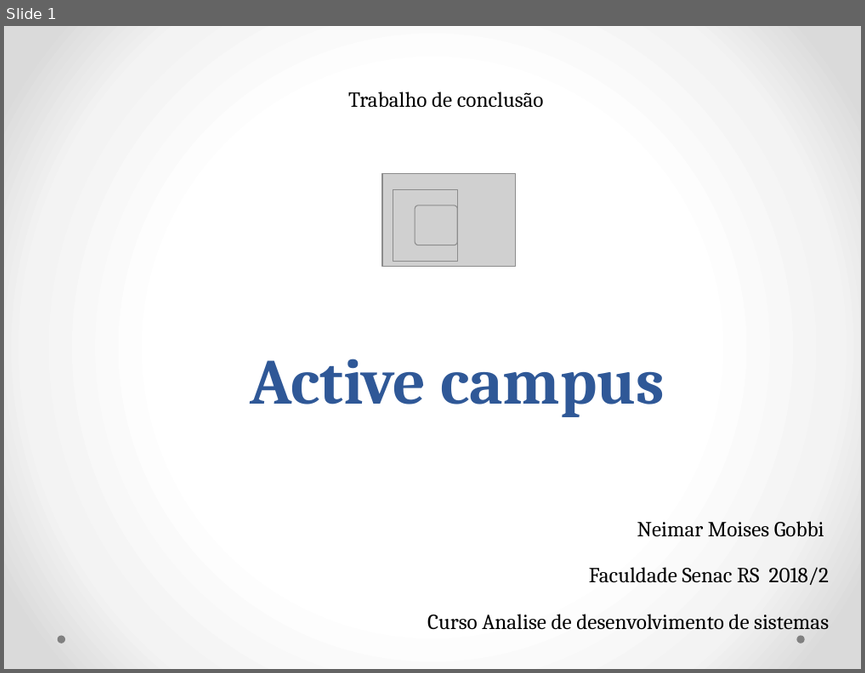
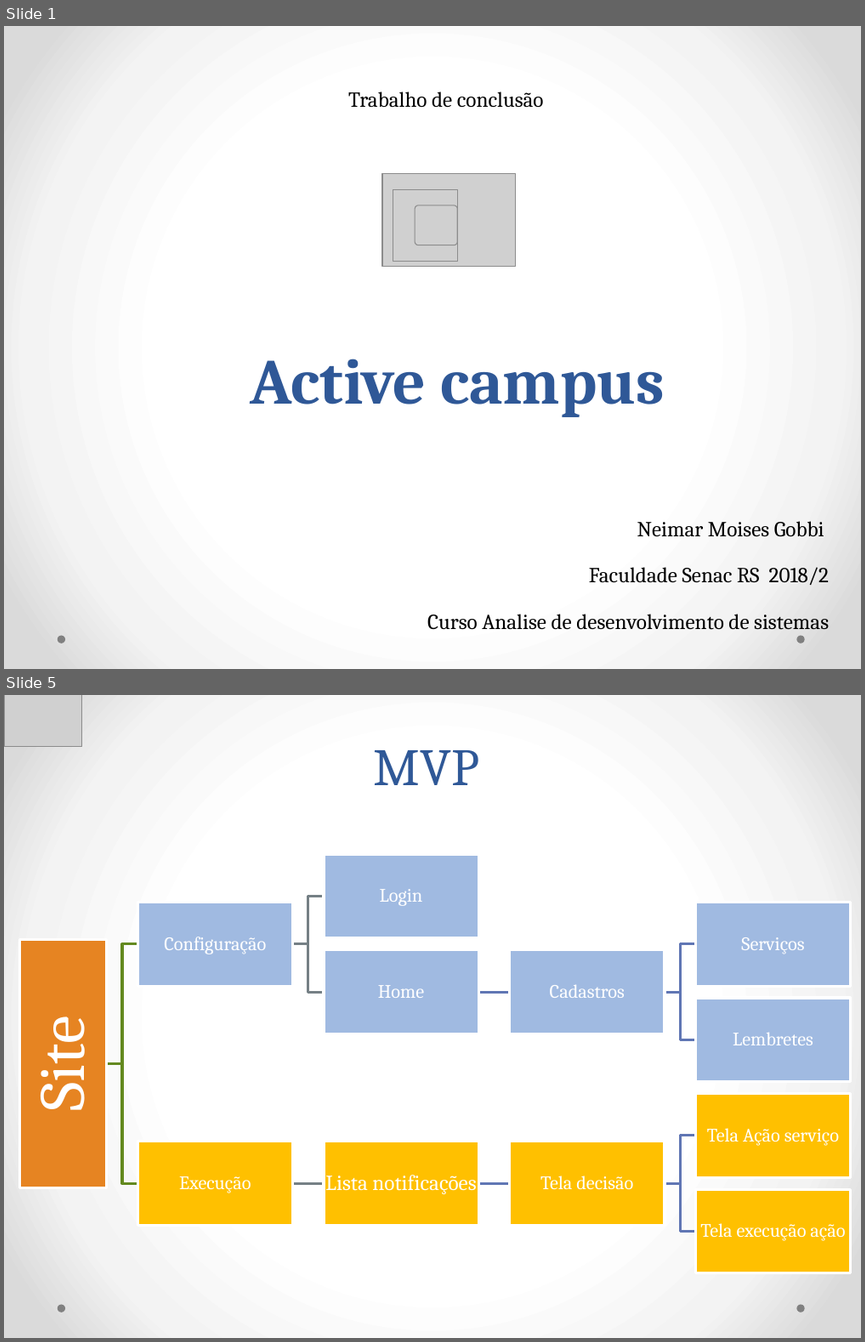
Before and after one commit to Neimarmg/TCC, a slide deck: Ppt.pptx. Shown one above the other, each under a label of ours: slide 1 before the commit, slides 1 and 5 after it; the slides between them are not shown. The pictures are 865x673 and 865x1342 pixels, drawn with LibreOffice and Linux fonts; fonts in the diff are those of the drawing; grey boxes stand for pictures. Boxes give left, top, right and bottom in pixels: in the first picture for what was removed or moved away, otherwise in the second. Text is boxed around its words. In the diff, an @@ line names an element or a change of style, - is before the commit and + after.

Commit message:
Execução do conceito do produto

```diff
--- a/Ppt.pptx
+++ b/Ppt.pptx
@@ slide 5 added at [4,695,861,1338], background gradient #FFFFFF to #F4F4F4 to #DADADA; not listed: 2 template elements that a slide beside it also shows @@
@@ picture added at [4,695,82,746] @@
@@ title added at [374,750,479,785], 44 pt, text #2F5897 @@
+MVP
@@ group added at [17,854,851,1273]: 12 rectangles, 12 texts, 11 freeform shapes @@
+Site
+Configuração
+Login
+Home
+Cadastros
+Serviços
+Lembretes
+Execução
+Lista notificações
+Tela decisão
+Tela Ação serviço
+Tela execução ação
```
Also in this commit, not shown: 3 slides changed, 2 other slides added, 2 slides removed, 1 other file.
